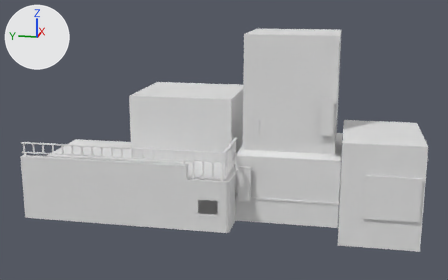
An edit to the FBX model SakuraProject/Assets/models/relleno1_st.fbx, drawn before and after from the same camera.
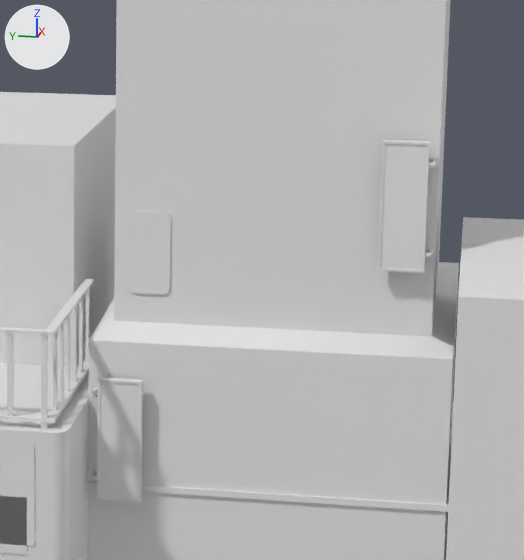
Old and new are each drawn whole from a 50 mm lens placed at (-21.69, -3.53, 8.14), pointed at (0.35, 0.88, 2.63) and again close up on the part from 47% to 81% of the width and 20% to 78% of the height. The lights are fixed; the arrows at upper left show +X, +Y and +Z.

In view in the first close-up: 'relleno1'.
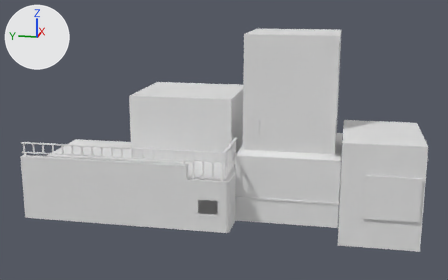
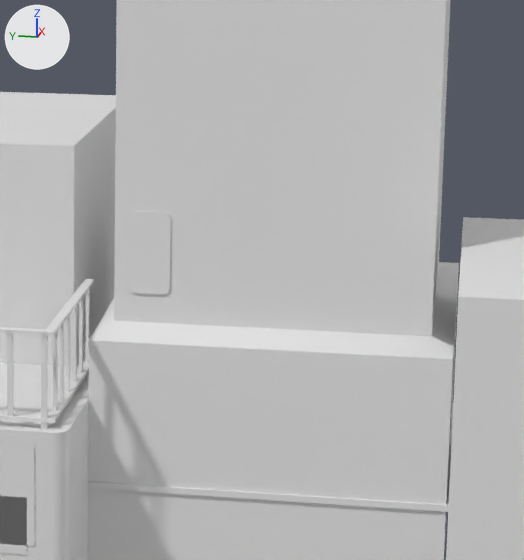
Location of each change, (x1, y1, x2, y2) in pixels of the close-ups (524 x 560 px):
part 1 of me_cube_006, deleted: before (91, 140, 437, 503)

The change in detail:
me_cube_006 is used by ob_relleno1; location (0.0, 0.0, 0.0).
me_cube_006 had 1216 vertices, 1049 faces and spanned x -2.61..3.65, y -6.03..7.77, z 0.0..6.61.
me_cube_006 now has 408 vertices, 301 faces and spans x -2.61..3.65, y -6.03..7.77, z 0.0..6.61.
me_cube_006 part 1: 6 loose pieces with 808 vertices, spanning x -1.19..-0.77, y -3.19..0.14, z 0.8..4.56, are deleted.
me_cube_006 part 2: the surface is now shaded flat.
